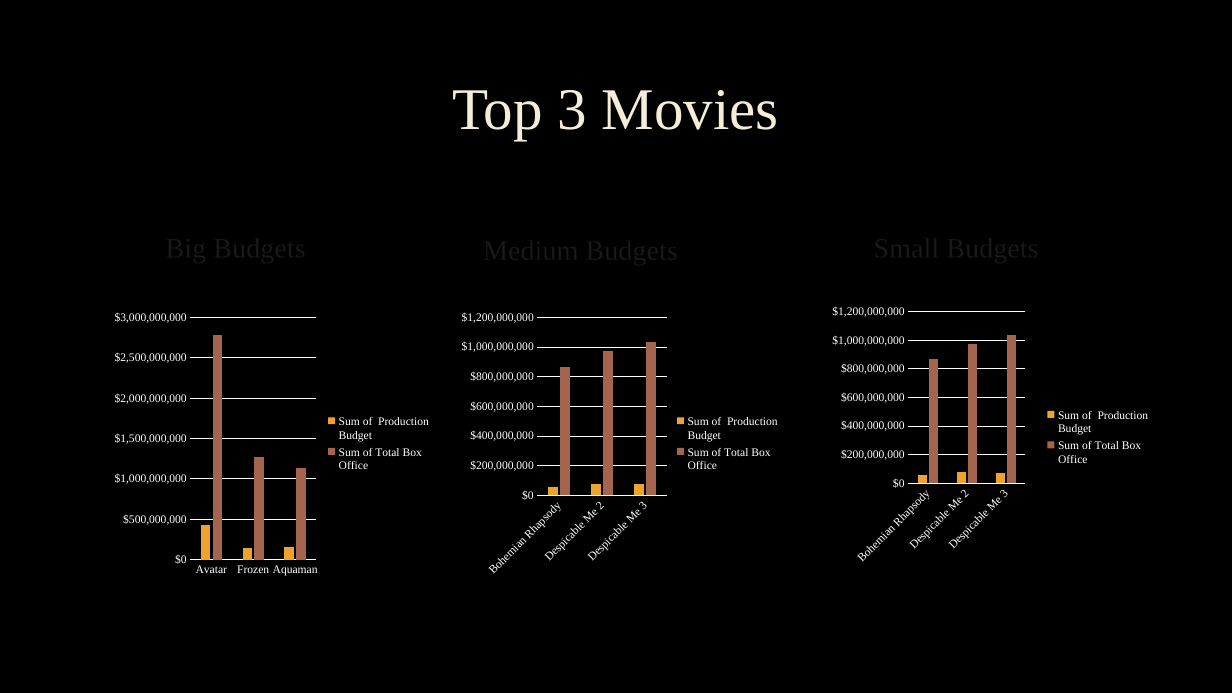
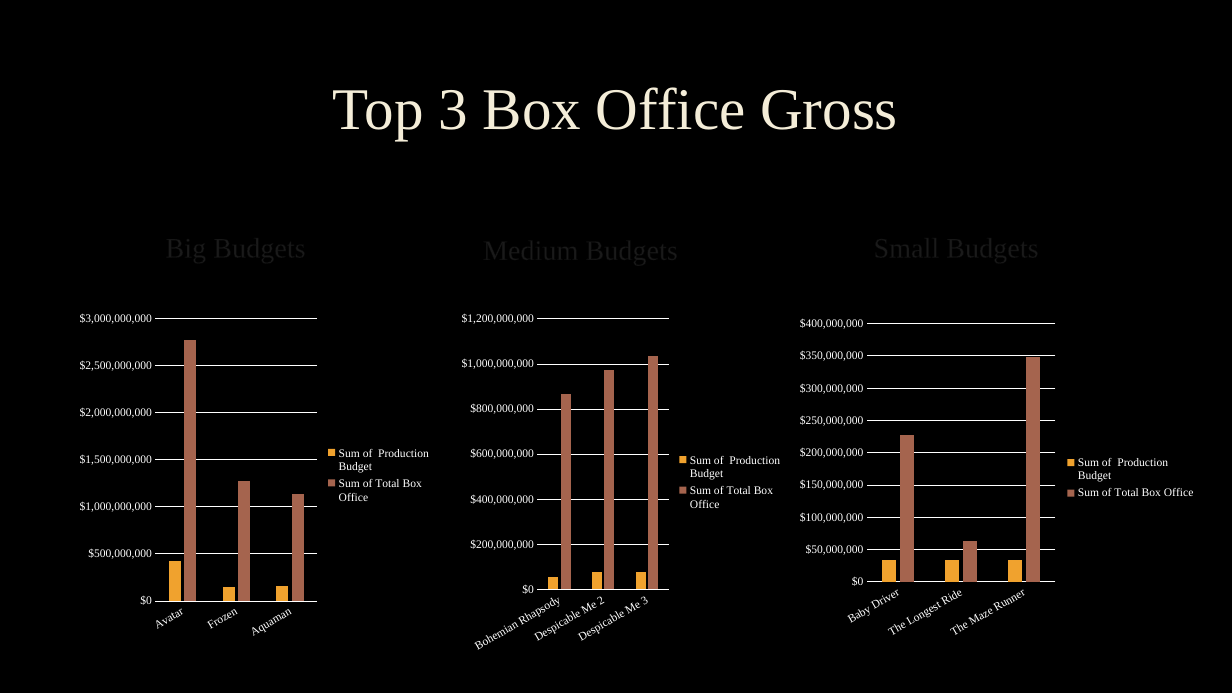
Before and after one commit to Coleman-R/Movie_Capstone, a slide deck: slide 6 of Capstone_presentation.pptx. Drawn at 1232x693 pixels with LibreOffice and Linux fonts; fonts in the diff are those of the drawing; background and template pictures are left out. Boxes give left, top, right and bottom in pixels: in the first picture for what was removed or moved away, otherwise in the second. Text is boxed around its words. In the diff, an @@ line names an element or a change of style, - is before the commit and + after.

```diff
--- a/Capstone_presentation.pptx
+++ b/Capstone_presentation.pptx
@@ title at (x1=333, y1=87, x2=898, y2=140): text changed @@
-Top 3 Movies
+Top 3 Box Office Gross
@@ column chart resized from (x1=108, y1=305, x2=441, y2=582) to (x1=72, y1=305, x2=440, y2=645) @@
@@ column chart resized from (x1=455, y1=305, x2=789, y2=582) to (x1=455, y1=305, x2=791, y2=660) @@
@@ column chart at (x1=792, y1=311, x2=1205, y2=646) @@
-categories: Bohemian Rhapsody, Despicable Me 2, Despicable Me 3
+categories: Baby Driver, The Longest Ride, The Maze Runner
-Sum of  Production Budget : 60000000, 80000000, 80000000
+Sum of  Production Budget : 30000000, 30000000, 30000000
-Sum of Total Box Office: 870000000, 980000000, 1030000000
+Sum of Total Box Office: 230000000, 60000000, 350000000
@@ plot area changed @@
@@ column chart resized from (x1=819, y1=299, x2=1161, y2=576) to (x1=792, y1=311, x2=1205, y2=646) @@
```
Also in this commit, not shown: 3 other slides changed, 1 slide added, 1 slide removed, 4 other files.
